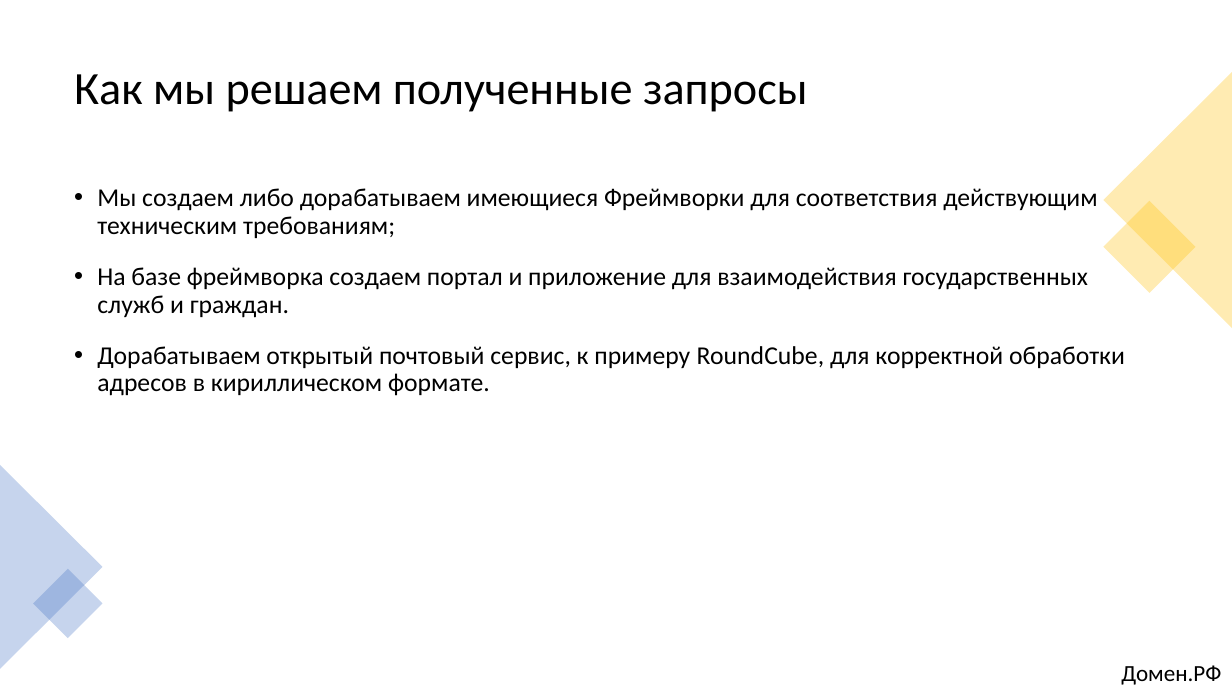
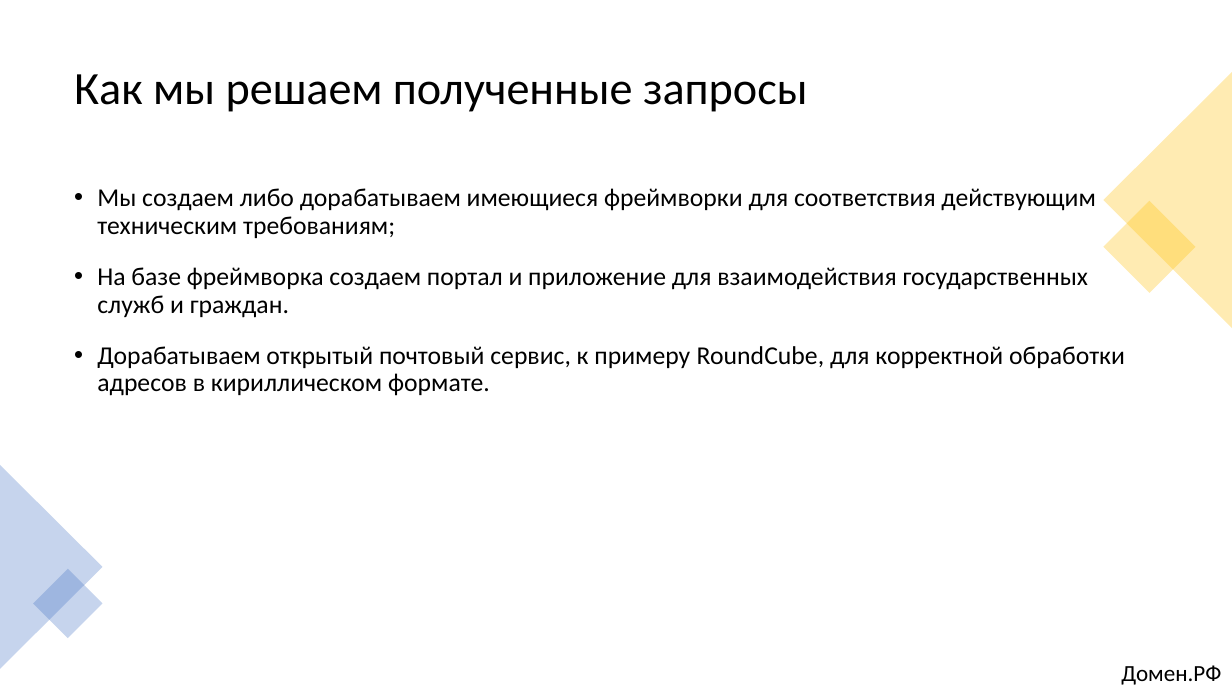
Before and after one commit to alexklippe/scryptedv2, a slide deck: slide 6 of Презентация_Команда Scrypted_кейс1.pptx. Drawn at 1232x693 pixels with LibreOffice and Linux fonts; fonts in the diff are those of the drawing. Boxes give left, top, right and bottom in pixels: in the first picture for what was removed or moved away, otherwise in the second. Text is boxed around its words. In the diff, an @@ line names an element or a change of style, - is before the commit and + after.

```diff
--- a/Презентация_Команда Scrypted_кейс1.pptx
+++ b/Презентация_Команда Scrypted_кейс1.pptx
@@ text at (x1=97, y1=188, x2=1095, y2=238): text changed @@
-• Мы создаем либо дорабатываем имеющиеся Фреймворки для соответствия действующим техническим требованиям;
+• Мы создаем либо дорабатываем имеющиеся фреймворки для соответствия действующим техническим требованиям;
```
Also in this commit, not shown: 2 other slides changed, 7 other files.
